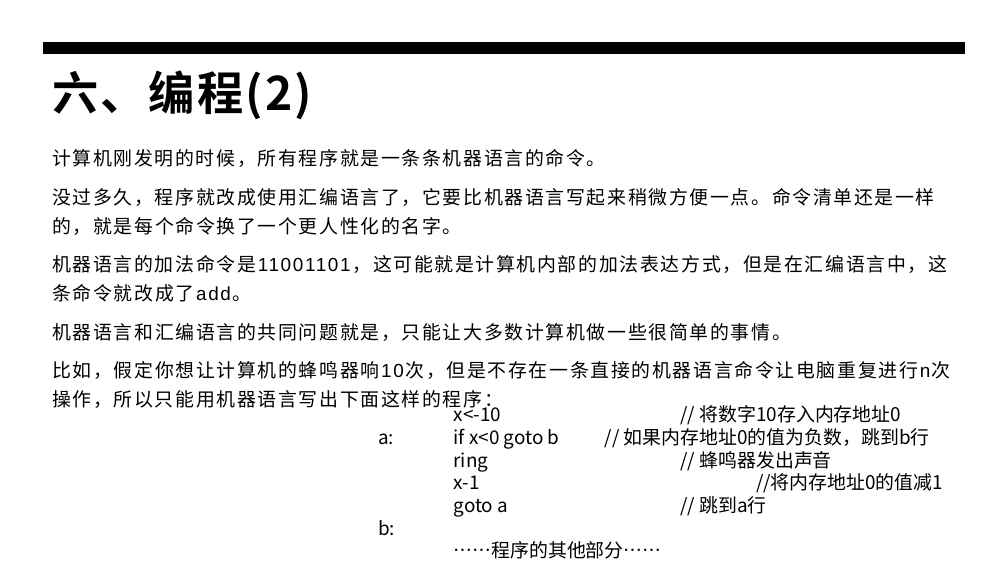
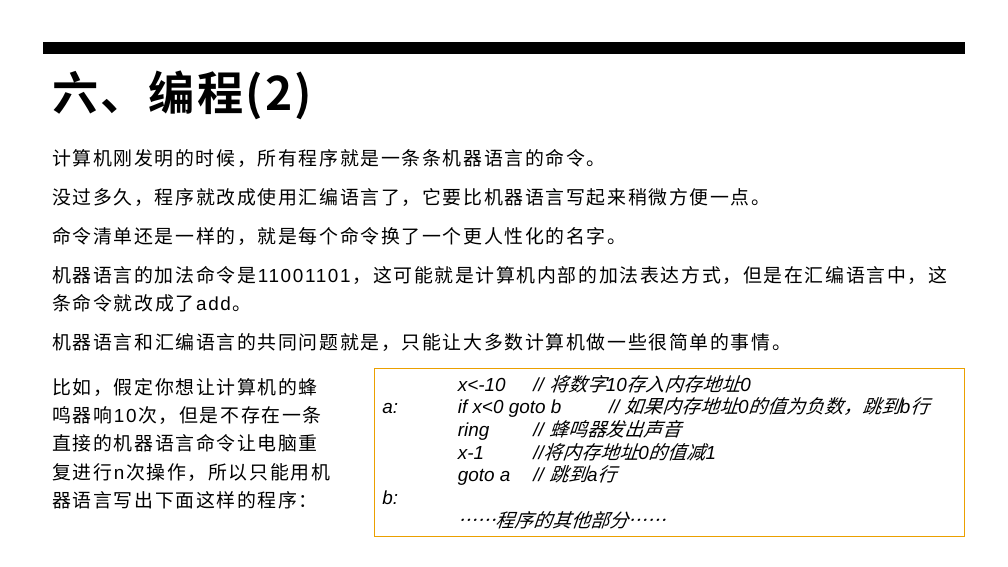
Before and after one commit to panxibei/writing, a slide deck: slide 27 of 44_心理学/21_浥尘伙伴社团独家密训课程：计算机编程开门课/浥尘伙伴社团原创：计算机编程开门课.pptx (slide 25 before the commit). Drawn at 1008x567 pixels with LibreOffice and Linux fonts; fonts in the diff are those of the drawing. Boxes give left, top, right and bottom in pixels: in the first picture for what was removed or moved away, otherwise in the second. Text is boxed around its words. In the diff, an @@ line names an element or a change of style, - is before the commit and + after.

```diff
--- a/44_心理学/21_浥尘伙伴社团独家密训课程：计算机编程开门课/浥尘伙伴社团原创：计算机编程开门课.pptx
+++ b/44_心理学/21_浥尘伙伴社团独家密训课程：计算机编程开门课/浥尘伙伴社团原创：计算机编程开门课.pptx
@@ text at (52,188,770,245): text changed @@
-没过多久，程序就改成使用汇编语言了，它要比机器语言写起来稍微方便一点。命令清单还是一样的，就是每个命令换了一个更人性化的名字。
+没过多久，程序就改成使用汇编语言了，它要比机器语言写起来稍微方便一点。
+命令清单还是一样的，就是每个命令换了一个更人性化的名字。
@@ text at (52,361,951,411): paragraph removed @@
-比如，假定你想让计算机的蜂鸣器响10次，但是不存在一条直接的机器语言命令让电脑重复进行n次操作，所以只能用机器语言写出下面这样的程序：
@@ text added at (52,378,330,509), 18 pt, text #000000 @@
+比如，假定你想让计算机的蜂鸣器响10次，但是不存在一条直接的机器语言命令让电脑重复进行n次操作，所以只能用机器语言写出下面这样的程序：
@@ rectangle "x<-10 // 将数字10存入内存地址0": place and size @@
-rectangle "x<-10 // 将数字10存入内存地址0" at (378,402,943,559)
+rectangle "x<-10 // 将数字10存入内存地址0" at (375,369,965,537)
@@ rectangle "x<-10 // 将数字10存入内存地址0" at (375,369,965,537): font Noto Sans CJK SC to Arial, italic on; outline none to #EBA000 0.75 pt @@
```
Also in this commit, not shown: 23 other slides changed, 2 slides added.
